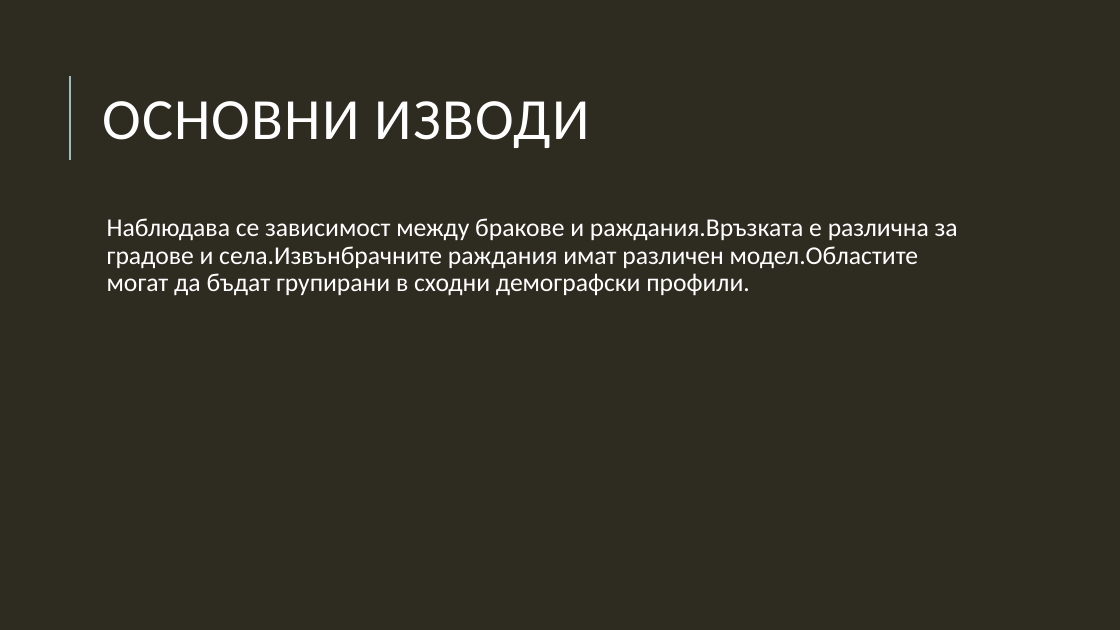
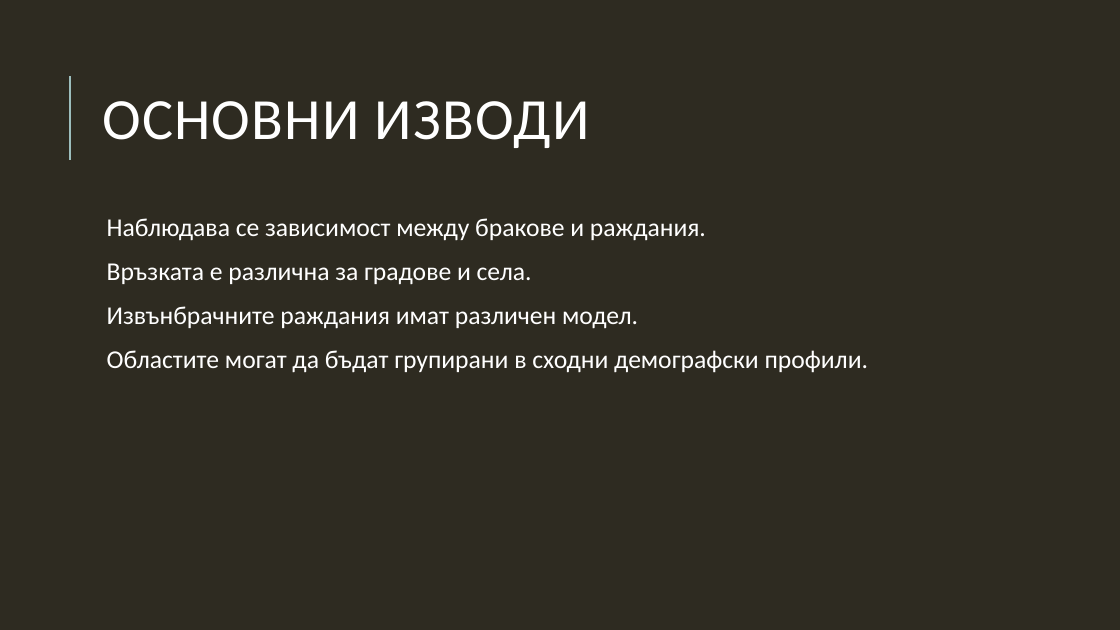
Before and after one commit to sarabadjieva/MITM322_DataMining, a slide deck: slide 31 of Анализ.pptx (slide 30 before the commit). Drawn at 1120x630 pixels with LibreOffice and Linux fonts; fonts in the diff are those of the drawing. Boxes give left, top, right and bottom in pixels: in the first picture for what was removed or moved away, otherwise in the second. Text is boxed around its words. In the diff, an @@ line names an element or a change of style, - is before the commit and + after.

```diff
--- a/Анализ.pptx
+++ b/Анализ.pptx
@@ text at box(107, 218, 868, 373): text changed @@
-  Наблюдава се зависимост между бракове и раждания.Връзката е различна за градове и села.Извънбрачните раждания имат различен модел.Областите могат да бъдат групирани в сходни демографски профили.
+  Наблюдава се зависимост между бракове и раждания.
+  Връзката е различна за градове и села.
+  Извънбрачните раждания имат различен модел.
+  Областите могат да бъдат групирани в сходни демографски профили.
```
Also in this commit, not shown: 17 other slides changed, 3 slides added, 2 slides removed, 24 other files.
